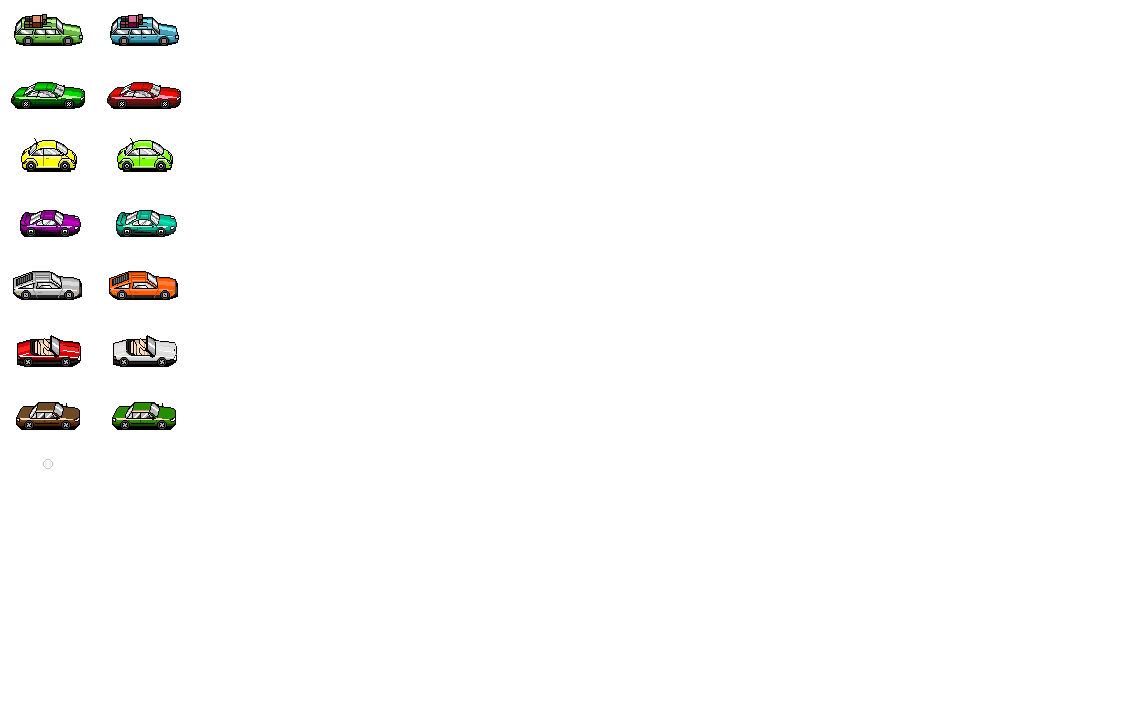
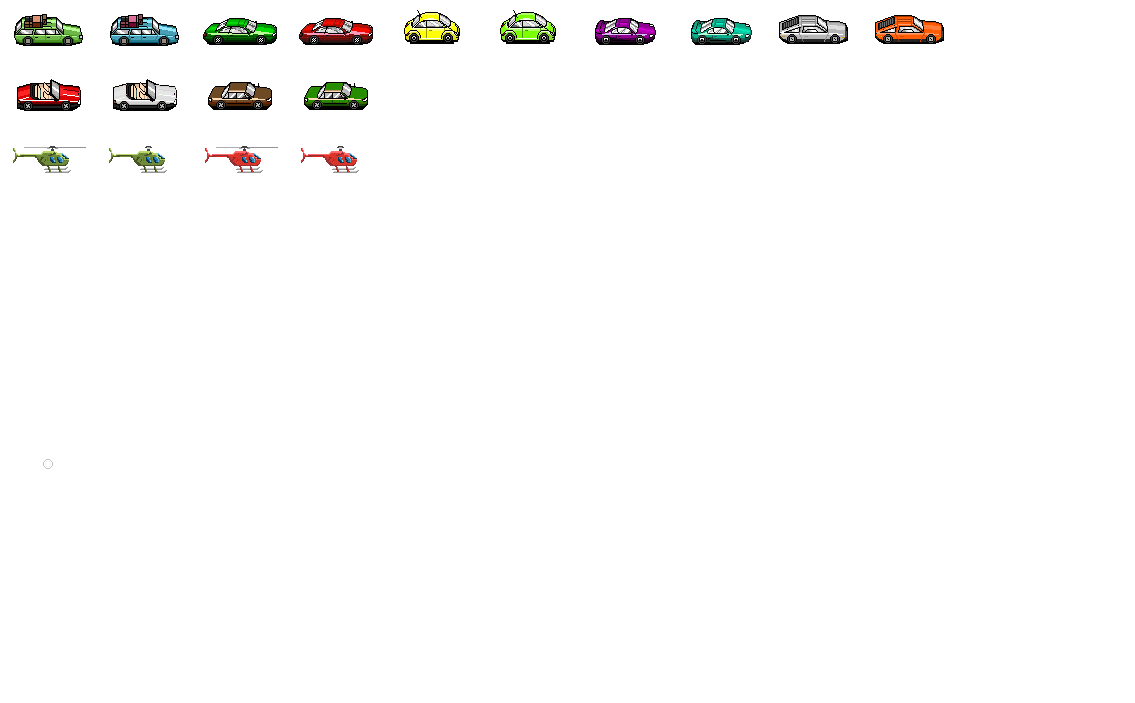
Layers edited between the first and the second 1135px x 703px image:
painted on "Layer 0" over [left=11, top=10, right=944, bottom=430]
